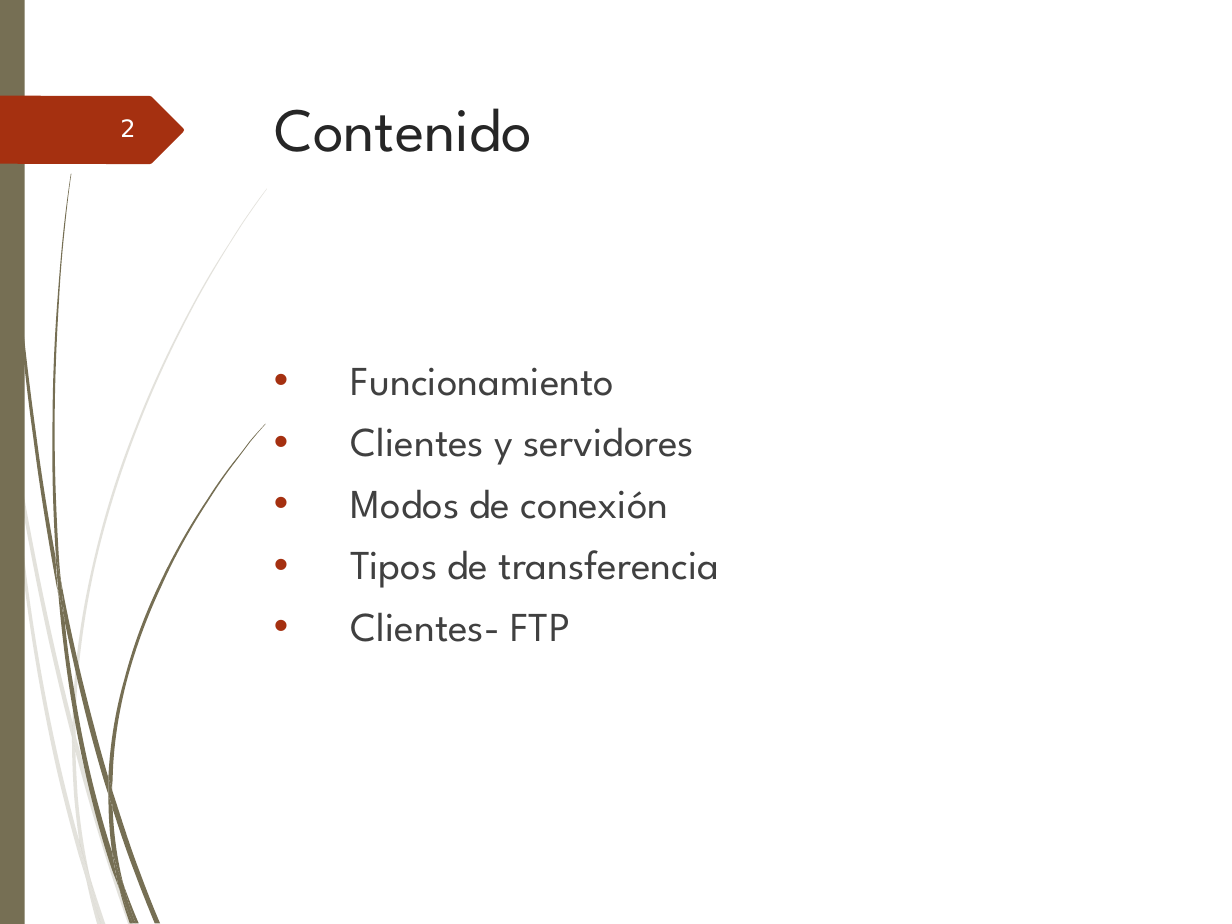
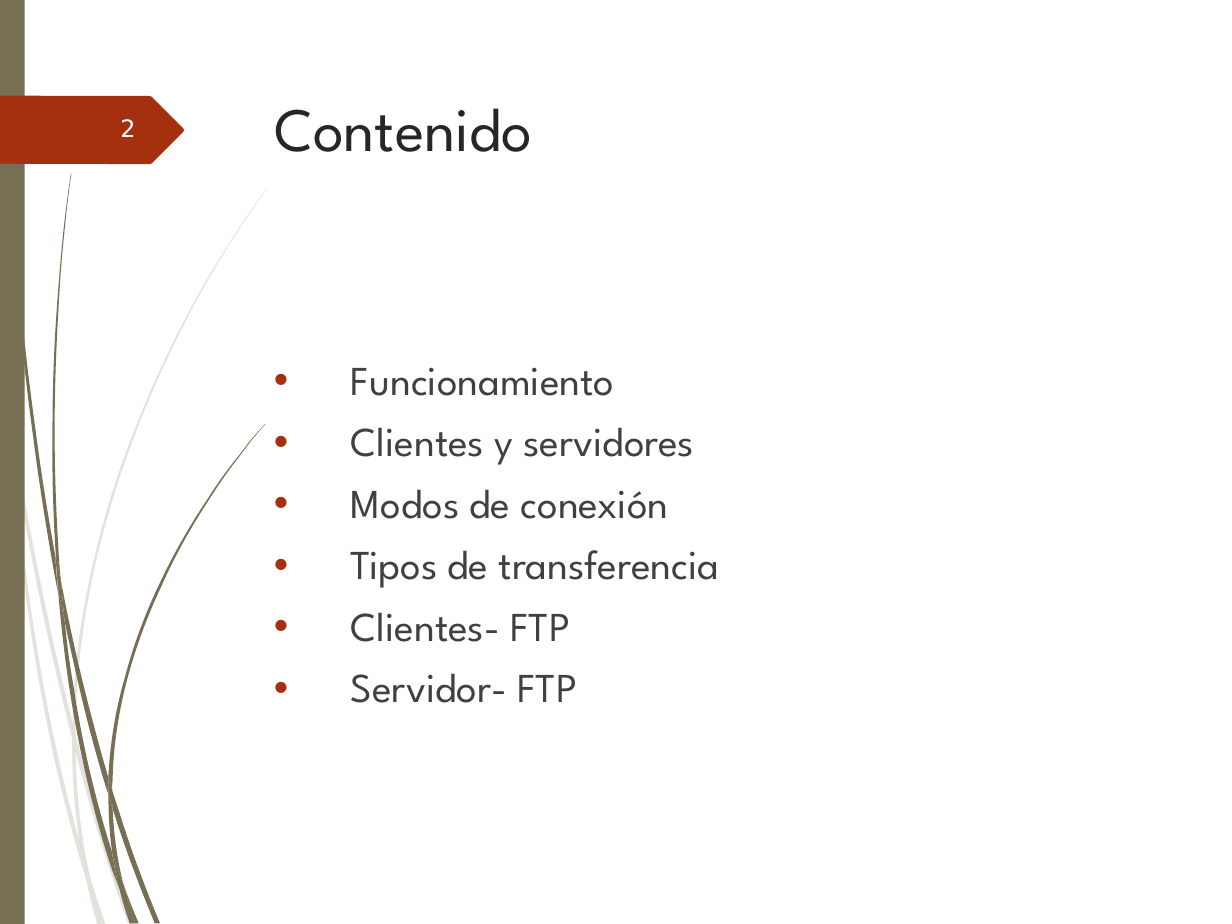
Before and after one commit to ammDAW/daw, a slide deck: slide 2 of 2_DAW/DAW - Beatriz/Unidad3/UT3. Instalacion & admistracion Servidores FTP.ppt. Drawn at 1232x924 pixels with LibreOffice and Linux fonts; fonts in the diff are those of the drawing; background and template pictures are left out. Boxes give left, top, right and bottom in pixels: in the first picture for what was removed or moved away, otherwise in the second. Text is boxed around its words. In the diff, an @@ line names an element or a change of style, - is before the commit and + after.

```diff
--- a/2_DAW/DAW - Beatriz/Unidad3/UT3. Instalacion & admistracion Servidores FTP.ppt
+++ b/2_DAW/DAW - Beatriz/Unidad3/UT3. Instalacion & admistracion Servidores FTP.ppt
@@ text at [351, 673, 577, 703]: paragraph added @@
+• Servidor- FTP
```
Also in this commit, not shown: 7 other slides changed, 29 slides added, 10 other files.
